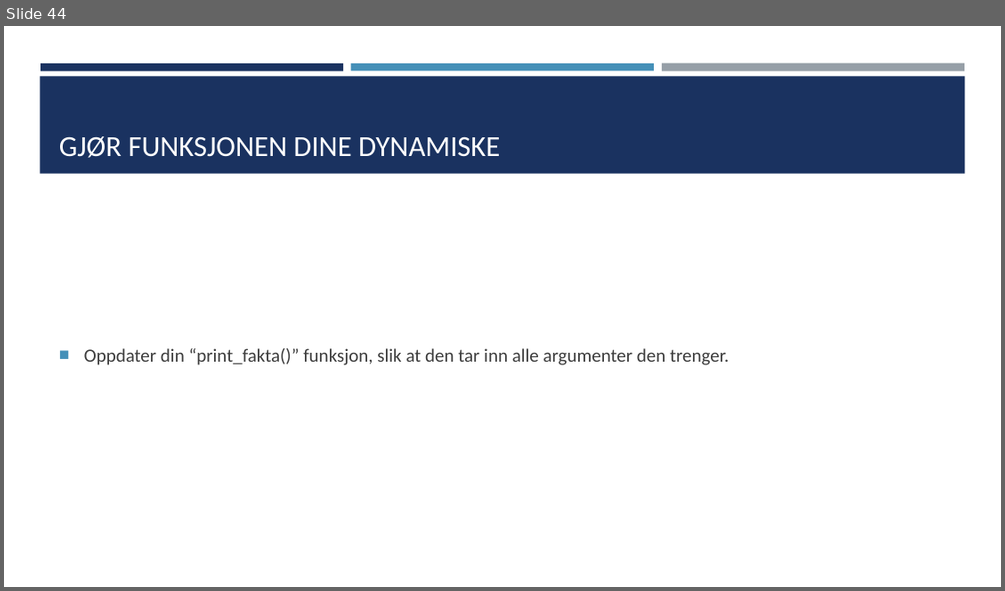
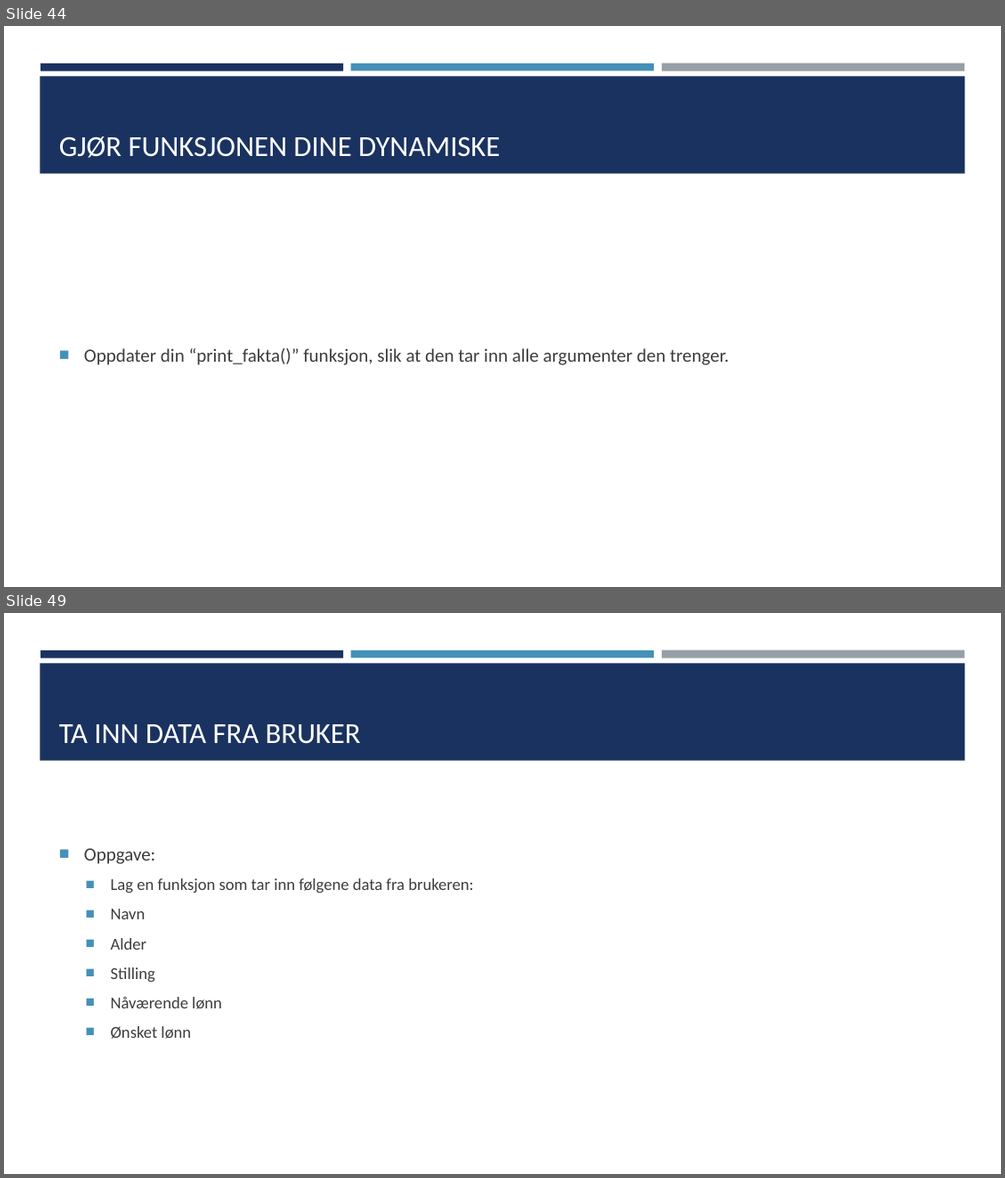
Before and after one commit to TheCodeAddiction/Learn-Python-Workshop, a slide deck: koding workshop powerpoint.pptx. Shown one above the other, each under a label of ours: slide 44 before the commit, slides 44 and 49 after it; the slides between them are not shown. The pictures are 1005x591 and 1005x1178 pixels, drawn with LibreOffice and Linux fonts; fonts in the diff are those of the drawing. Boxes give left, top, right and bottom in pixels: in the first picture for what was removed or moved away, otherwise in the second. Text is boxed around its words. In the diff, an @@ line names an element or a change of style, - is before the commit and + after.

Commit message:
Added the final stage of the task, however, the bonus tasks of Arrays and loops have not been added. Also finished the "final program" including the description of the task. I still have to make a cheatsheet for the students to be able to look at while they code.

```diff
--- a/koding workshop powerpoint.pptx
+++ b/koding workshop powerpoint.pptx
@@ slide 49 added at bbox=[4, 613, 1001, 1174], background #FFFFFF; not listed: 4 template elements that a slide beside it also shows @@
@@ title added at bbox=[59, 724, 361, 744], 28 pt, text #FFFFFF @@
+TA INN DATA FRA BRUKER
@@ text added at bbox=[84, 848, 473, 1038], 16 pt, text #3D3D3D @@
+■ Oppgave:
+  ■ Lag en funksjon som tar inn følgene data fra brukeren:
+  ■ Navn
+  ■ Alder
+  ■ Stilling
+  ■ Nåværende lønn
+  ■ Ønsket lønn
```
Also in this commit, not shown: 10 other slides added, 6 other files.
